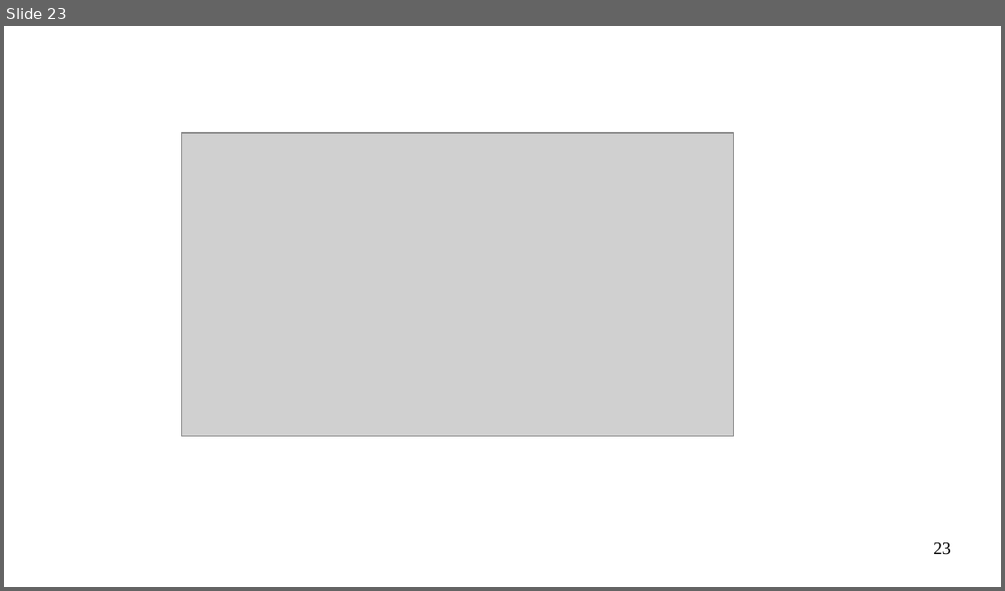
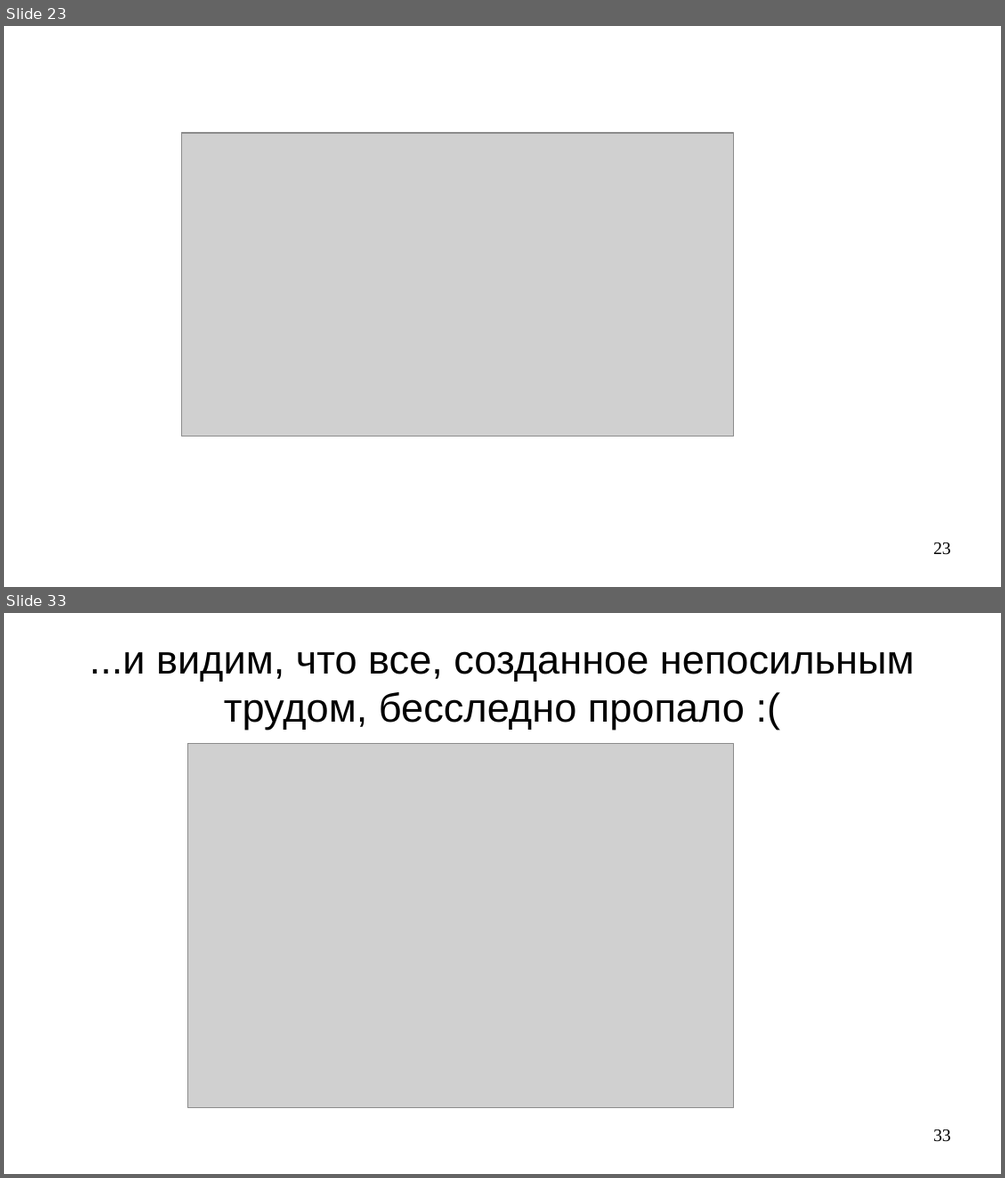
Before and after one commit to steelcraft/stud-lab, a slide deck: Практические занятия/Работа с Git.odp. Shown one above the other, each under a label of ours: slide 23 before the commit, slides 23 and 33 after it; the slides between them are not shown. The pictures are 1005x591 and 1005x1178 pixels, drawn with LibreOffice and Linux fonts; fonts in the diff are those of the drawing; grey boxes stand for pictures. Boxes give left, top, right and bottom in pixels: in the first picture for what was removed or moved away, otherwise in the second. Text is boxed around its words. In the diff, an @@ line names an element or a change of style, - is before the commit and + after.

```diff
--- a/Практические занятия/Работа с Git.odp
+++ b/Практические занятия/Работа с Git.odp
@@ slide 33 added at <box>4,613,1001,1174</box>, background #FFFFFF @@
@@ title added at <box>89,651,914,730</box>, 32 pt, text #000000 @@
+...и видим, что все, созданное непосильным трудом, бесследно пропало :(
@@ picture added at <box>187,743,734,1107</box> @@
@@ page number added at <box>933,1129,951,1142</box>, 14 pt, text #000000 @@
+33
```
Also in this commit, not shown: 1 slide changed, 11 other slides added.
